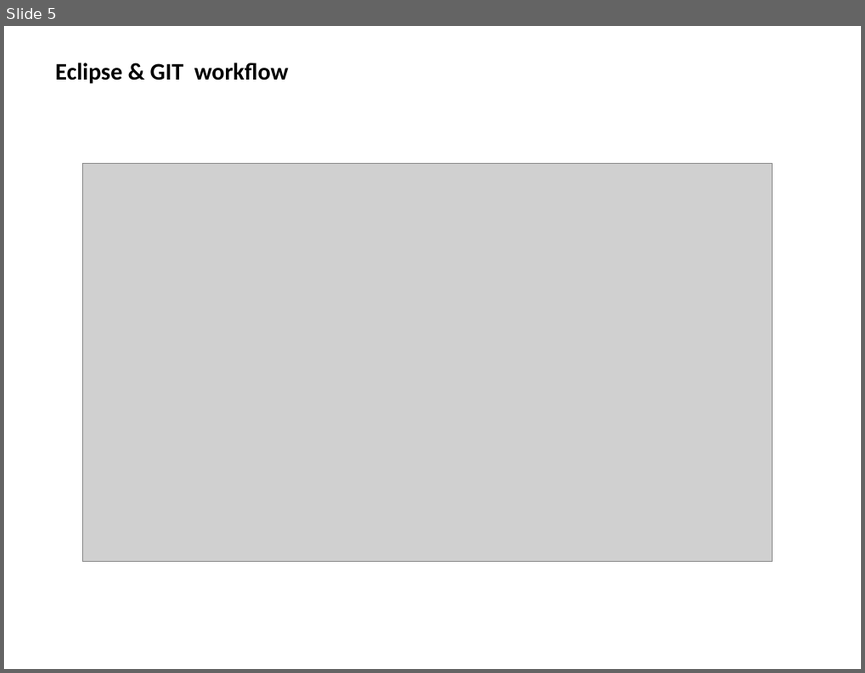
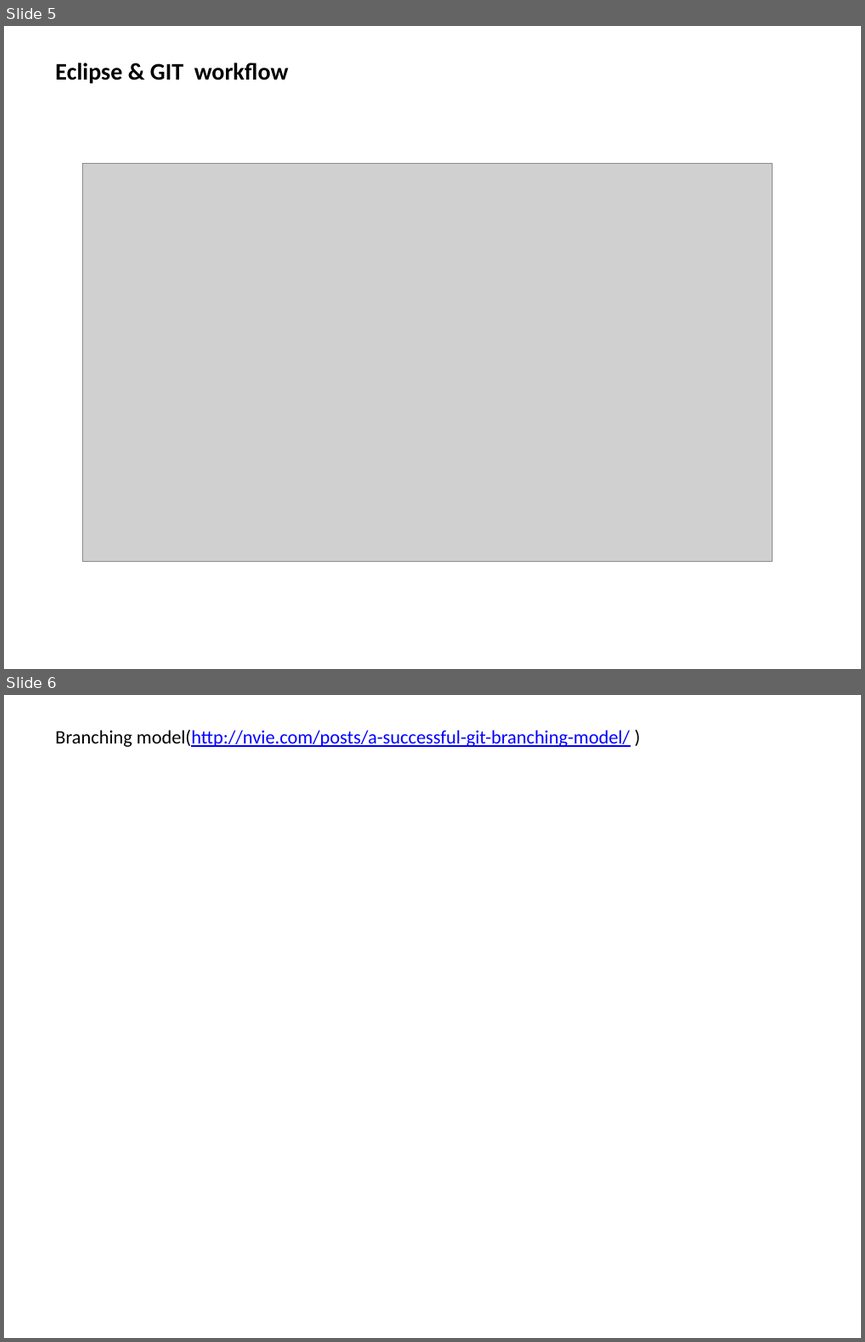
Before and after one commit to erfederuiz/learning, a slide deck: git/git_summary.pptx. Shown one above the other, each under a label of ours: slide 5 before the commit, slides 5 and 6 after it. The pictures are 865x673 and 865x1342 pixels, drawn with LibreOffice and Linux fonts; fonts in the diff are those of the drawing; grey boxes stand for pictures. Boxes give left, top, right and bottom in pixels: in the first picture for what was removed or moved away, otherwise in the second. Text is boxed around its words. In the diff, an @@ line names an element or a change of style, - is before the commit and + after.

```diff
--- a/git/git_summary.pptx
+++ b/git/git_summary.pptx
@@ slide 6 added at <box>4,695,861,1338</box>, background #FFFFFF @@
@@ title added at <box>55,730,630,747</box>, 16 pt, text #0000FF, underline @@
+Branching model(http://nvie.com/posts/a-successful-git-branching-model/ )
```
Also in this commit, not shown: 1 other file.
